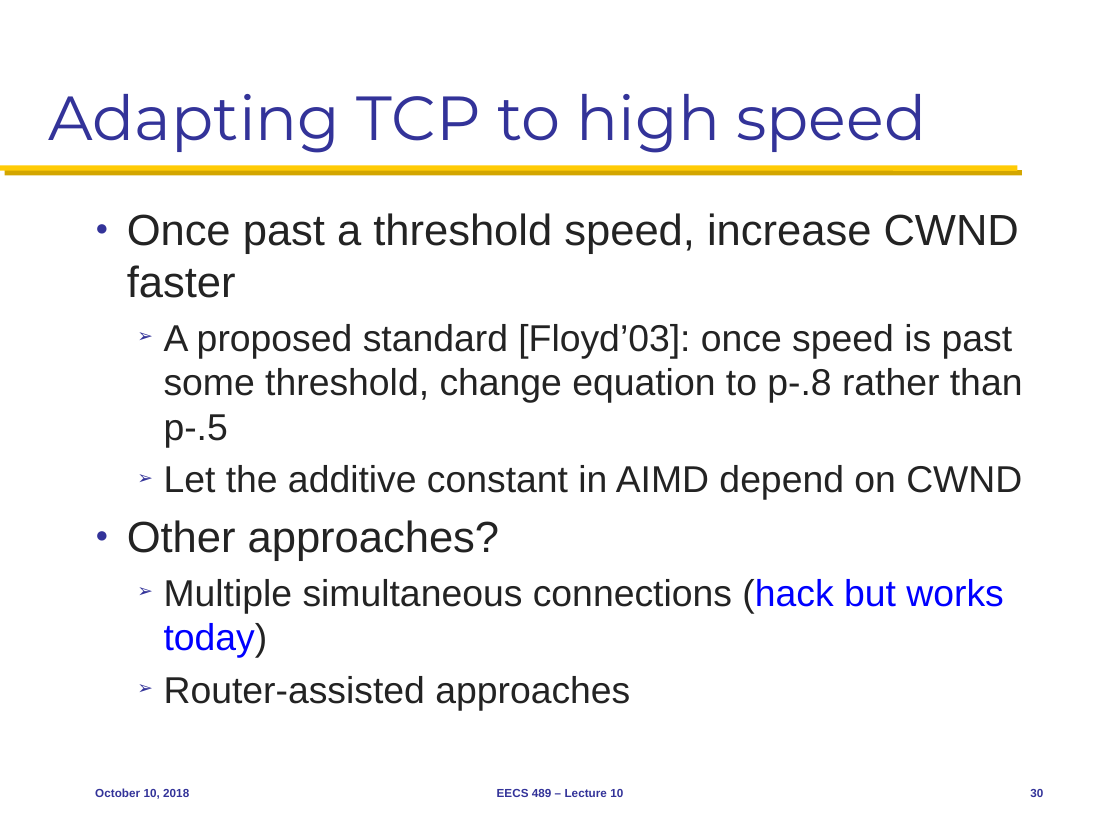
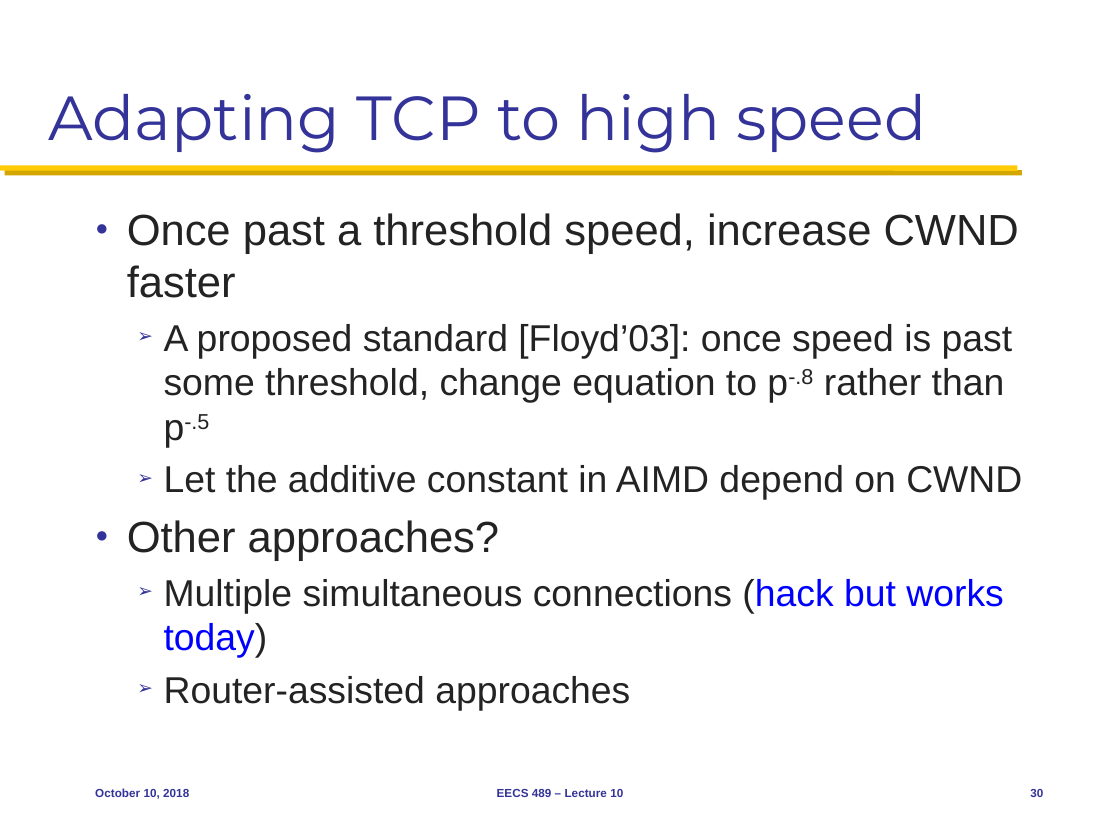
Before and after one commit to mosharaf/eecs489, a slide deck: slide 30 of Slides/101018.pptx. Drawn at 1120x840 pixels with LibreOffice and Linux fonts; fonts in the diff are those of the drawing. Boxes give left, top, right and bottom in pixels: in the first picture for what was removed or moved away, otherwise in the second. Text is boxed around its words. In the diff, an @@ line names an element or a change of style, - is before the commit and + after.

```diff
--- a/Slides/101018.pptx
+++ b/Slides/101018.pptx
@@ text at (164,324,1013,448): now superscript in "p-.8 p-.5" @@
```
Also in this commit, not shown: 5 other slides changed.
